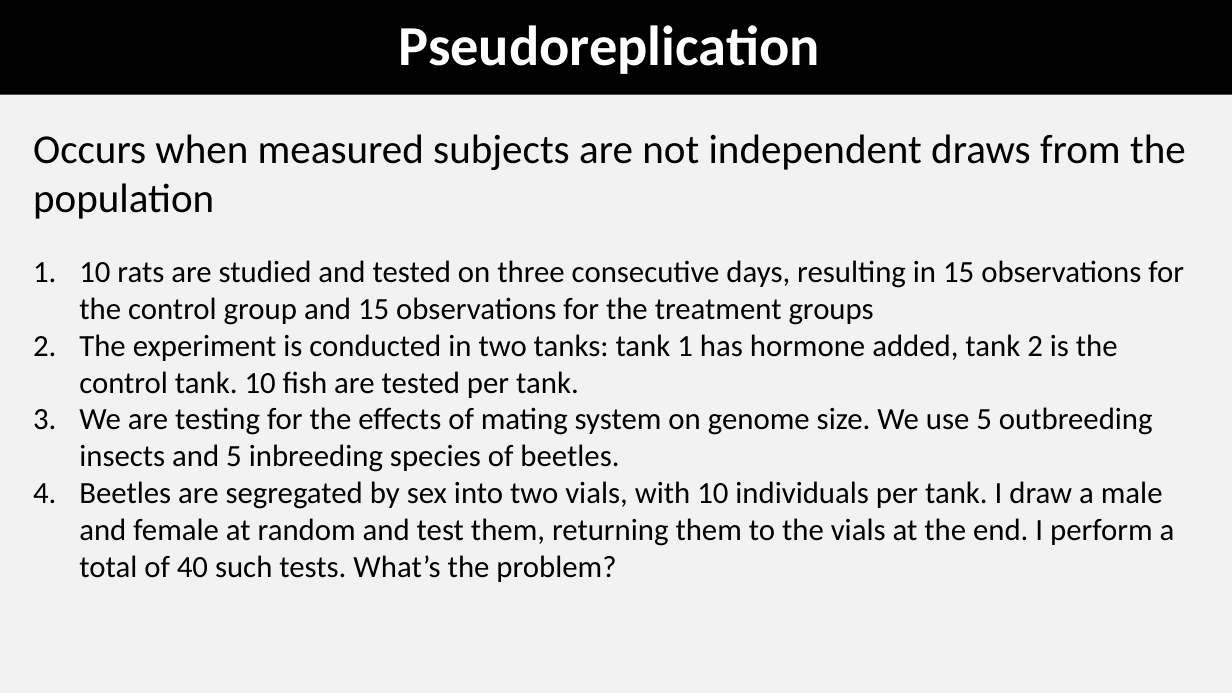
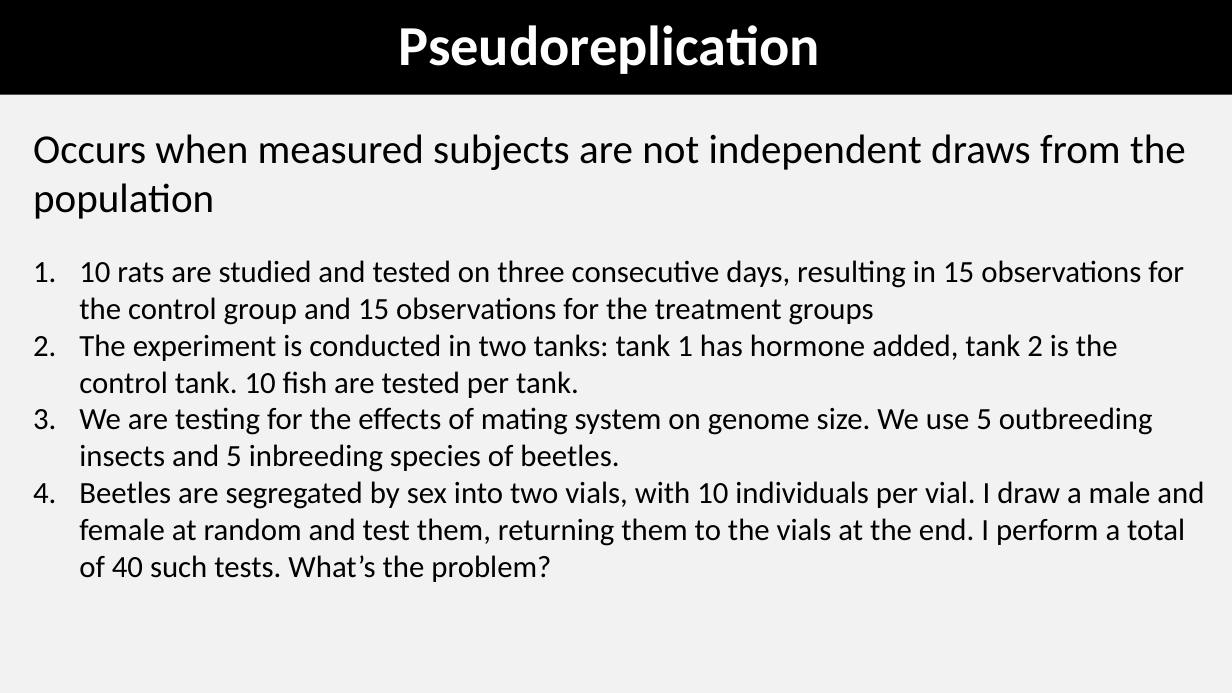
Before and after one commit to coleoguy/coleoguy.github.io, a slide deck: slide 10 of teaching/expdes/held.back/lec4.pptx. Drawn at 1232x693 pixels with LibreOffice and Linux fonts; fonts in the diff are those of the drawing. Boxes give left, top, right and bottom in pixels: in the first picture for what was removed or moved away, otherwise in the second. Text is boxed around its words. In the diff, an @@ line names an element or a change of style, - is before the commit and + after.

```diff
--- a/teaching/expdes/held.back/lec4.pptx
+++ b/teaching/expdes/held.back/lec4.pptx
@@ text at [79,481,1204,582]: text changed @@
-4. Beetles are segregated by sex into two vials, with 10 individuals per tank. I draw a male and female at random and test them, returning them to the vials at the end. I perform a total of 40 such tests. What’s the problem?
+4. Beetles are segregated by sex into two vials, with 10 individuals per vial. I draw a male and female at random and test them, returning them to the vials at the end. I perform a total of 40 such tests. What’s the problem?
```
Also in this commit, not shown: 1 other slide changed, 8 other files.
